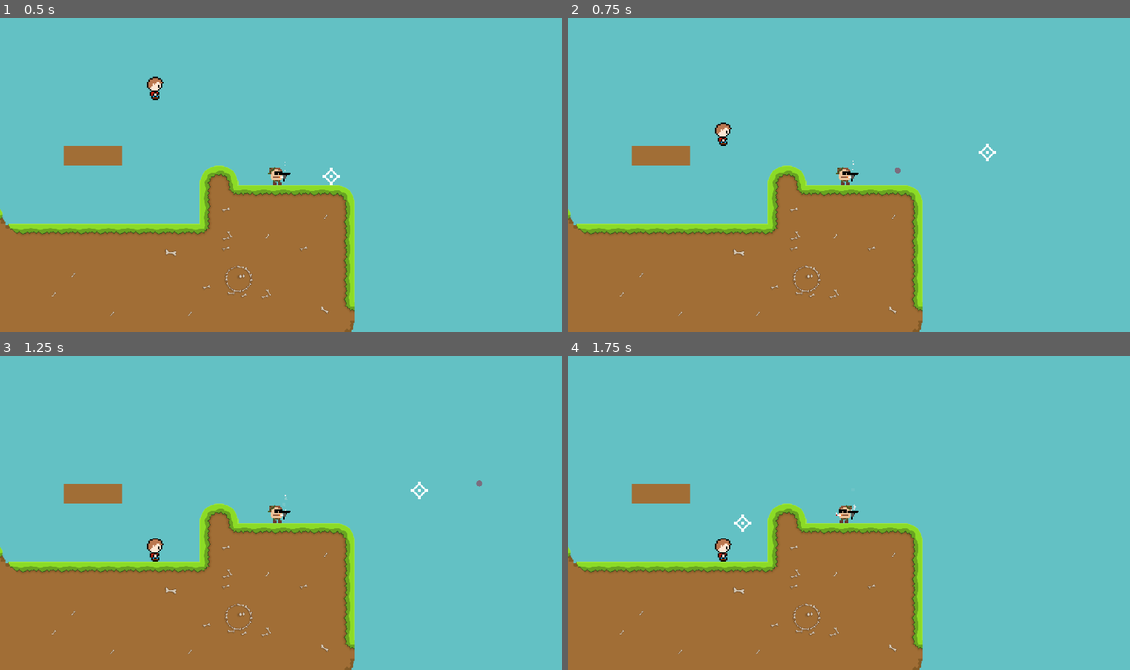
Above: before the commit, frames 1-4 (two rows, left to right).
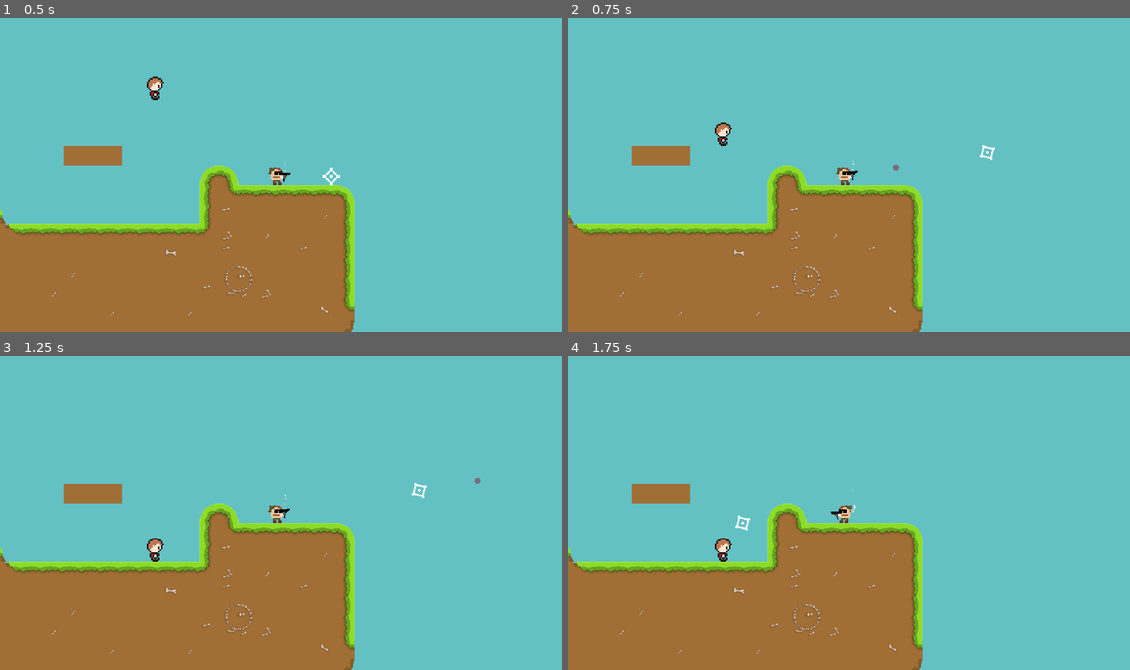
Above: after the commit, the same moments.

Repository: dubmosphere/2d-project
Game: Godot game, scene res://scenes/main.tscn
Two runs of this game, one before a commit and one after it. Both use one fixed random seed, a clock stepped at 60 frames per second and the inputs below.
Inputs (mouse positions are in pixels of both pictures, inside the frame that each line leads up to):
- Up to frame 1 (0.5 s): no input
- Up to frame 2 (0.75 s): move the mouse to (989, 153) at 0.52 s; click (989, 153) at 0.6 s
- Up to frame 3 (1.25 s): no input
- Up to frame 4 (1.75 s): move the mouse to (742, 522) at 1.27 s; tap G (toggle_godmode) at 1.35 s

Frame 1 is identical in both runs. In frame 2, 0.1% of the frame differs, in the area x 50-77%, y 40-53%; in frame 3, 0.1%, in the area x 50-86%, y 38-53%; in frame 4, 0.1%.
Error before the commit: Invalid operands 'Nil' and 'int' in operator '>'. (res://scripts/components/player_input.gd:43)

Commit message:
Automatically set visibility_layer of player crosshair and mouse

Diff:
--- a/scenes/entities/player.tscn
+++ b/scenes/entities/player.tscn
@@ -374,21 +374,22 @@
 script = ExtResource("5_gaf7g")
 player = NodePath("../..")
 
-[node name="AimAxis" type="Marker2D" parent="Components" node_paths=PackedStringArray("input")]
-rotation = 1.02102
-script = ExtResource("10_eq31a")
-input = NodePath("../PlayerInput")
-
-[node name="BulletOffset" type="Marker2D" parent="Components/AimAxis"]
-position = Vector2(60, 0)
-
-[node name="Mouse" type="Sprite2D" parent="Components/AimAxis" node_paths=PackedStringArray("input")]
+[node name="Mouse" type="Sprite2D" parent="Components" node_paths=PackedStringArray("input")]
 visibility_layer = 0
 z_index = 100
 texture_filter = 1
+position = Vector2(52.2496, 85.2641)
+rotation = 1.02102
 texture = ExtResource("12_shrli")
 script = ExtResource("13_eeqp4")
-input = NodePath("../../PlayerInput")
+input = NodePath("../PlayerInput")
+
+[node name="AimAxis" type="Marker2D" parent="Components" node_paths=PackedStringArray("input")]
+script = ExtResource("10_eq31a")
+input = NodePath("../PlayerInput")
+
+[node name="BulletOffset" type="Marker2D" parent="Components/AimAxis"]
+position = Vector2(55, 0)
 
 [node name="Crosshair" type="Sprite2D" parent="Components/AimAxis" node_paths=PackedStringArray("input")]
 visibility_layer = 0
@@ -431,7 +432,6 @@
 script = ExtResource("8_jdtps")
 movement = NodePath("../Movement")
 input = NodePath("../PlayerInput")
-on = true
 intensity = 1.0
 
 [node name="CigSmoke" type="GPUParticles2D" parent="Components" node_paths=PackedStringArray("input")]
--- a/scripts/components/crosshair.gd
+++ b/scripts/components/crosshair.gd
@@ -2,6 +2,13 @@
 extends Sprite2D
 
 @export var input: PlayerInput
+
+func _ready() -> void:
+	var player_layer = input.player.player_number + 1
+	if player_layer > 1 && input.joypad == null:
+		visibility_layer = 0
+	else:
+		visibility_layer = pow(2, player_layer)
 
 # Called every frame. 'delta' is the elapsed time since the previous frame.
 func _process(delta: float) -> void:
--- a/scripts/components/mouse.gd
+++ b/scripts/components/mouse.gd
@@ -3,10 +3,17 @@
 
 @export var input: PlayerInput
 
+func _ready() -> void:
+	var player_layer = input.player.player_number + 1
+	if player_layer > 1 && input.joypad == null:
+		visibility_layer = 0
+	else:
+		visibility_layer = pow(2, player_layer)
+
 # Called every frame. 'delta' is the elapsed time since the previous frame.
 func _process(delta: float) -> void:
+	global_position = get_global_mouse_position()
 	if !input.joystick_aim:
-		global_position = get_global_mouse_position()
 		visible = true
 	else:
 		visible = false
--- a/scripts/components/player_input.gd
+++ b/scripts/components/player_input.gd
@@ -16,17 +16,19 @@
 # Called every frame. 'delta' is the elapsed time since the previous frame.
 func _physics_process(delta: float) -> void:
 	if player.player_number == 0 || joypad != null:
-		var joypad_str = str(player.player_number)
 		click = Input.is_action_just_pressed("click")
-		jump = Input.is_action_just_pressed("jump_" + joypad_str)
-		attack = Input.is_action_just_pressed("attack_" + joypad_str)
-		direction = Input.get_axis("left_" + joypad_str, "right_" + joypad_str)
+		jump = Input.is_action_just_pressed("jump_%s" % player.player_number)
+		attack = Input.is_action_just_pressed("attack_%s" % player.player_number)
+		direction = Input.get_axis(
+			"left_%s" % player.player_number,
+			"right_%s" % player.player_number
+		)
 
 		var input_aim_direction: Vector2 = Input.get_vector(
-			"aim_left_" + joypad_str,
-			"aim_right_" + joypad_str,
-			"aim_up_" + joypad_str,
-			"aim_down_" + joypad_str
+			"aim_left_%s" % player.player_number,
+			"aim_right_%s" % player.player_number,
+			"aim_up_%s" % player.player_number,
+			"aim_down_%s" % player.player_number
 		)
 
 		if Input.get_last_mouse_velocity() != Vector2.ZERO:
@@ -40,7 +42,7 @@
 			aim_direction = input_aim_direction.normalized()
 			joystick_aim = true
 
-		if joypad > 0:
+		if joypad != null && joypad > 0:
 			joystick_aim = true
 
-		aim_angle = player.position.angle_to_point(player.position + aim_direction)
+		aim_angle = Vector2.ZERO.angle_to_point(aim_direction)
--- a/scripts/main.gd
+++ b/scripts/main.gd
@@ -3,9 +3,6 @@
 
 @export var enemy_scene: PackedScene
 @export var bullet_scene: PackedScene
-
-@onready var mouse: Mouse = $Player/Components/AimAxis/Mouse
-@onready var crosshair: Crosshair = $Player/Components/AimAxis/Crosshair
 
 static var godmode: bool = false
 
@@ -13,8 +10,6 @@
 	var enemy: Enemy = enemy_scene.instantiate() as Enemy
 	var spawn_location: Vector2 = Vector2(-216.0, 230.0)
 
-	mouse.visibility_layer = 2
-	crosshair.visibility_layer = 2
 	add_child(enemy)
 
 func _process(delta: float) -> void:
--- a/scripts/splitscreen.gd
+++ b/scripts/splitscreen.gd
@@ -8,25 +8,12 @@
 @onready var sub_viewport2: SubViewport = $VBoxContainer/HBoxContainer1/SubViewportContainer2/SubViewport2
 @onready var sub_viewport3: SubViewport = $VBoxContainer/HBoxContainer2/SubViewportContainer3/SubViewport3
 @onready var sub_viewport4: SubViewport = $VBoxContainer/HBoxContainer2/SubViewportContainer4/SubViewport4
-@onready var mouse: Mouse = $VBoxContainer/HBoxContainer1/SubViewportContainer1/SubViewport1/Player/Components/AimAxis/Mouse
-@onready var crosshair1: Crosshair = $VBoxContainer/HBoxContainer1/SubViewportContainer1/SubViewport1/Player/Components/AimAxis/Crosshair
-@onready var crosshair2: Crosshair = $VBoxContainer/HBoxContainer1/SubViewportContainer2/SubViewport2/Player2/Components/AimAxis/Crosshair
-@onready var crosshair3: Crosshair = $VBoxContainer/HBoxContainer2/SubViewportContainer3/SubViewport3/Player3/Components/AimAxis/Crosshair
-@onready var crosshair4: Crosshair = $VBoxContainer/HBoxContainer2/SubViewportContainer4/SubViewport4/Player4/Components/AimAxis/Crosshair
-
-static var godmode: bool = false
 
 func _ready() -> void:
 	var world = sub_viewport1.find_world_2d()
 	sub_viewport2.world_2d = world
 	sub_viewport3.world_2d = world
 	sub_viewport4.world_2d = world
-
-	mouse.visibility_layer = 2
-	crosshair1.visibility_layer = 2
-	crosshair2.visibility_layer = 4
-	crosshair3.visibility_layer = 8
-	crosshair4.visibility_layer = 16
 
 	var enemy: Enemy = enemy_scene.instantiate() as Enemy
 	var spawn_location: Vector2 = Vector2(-216.0, 230.0)
